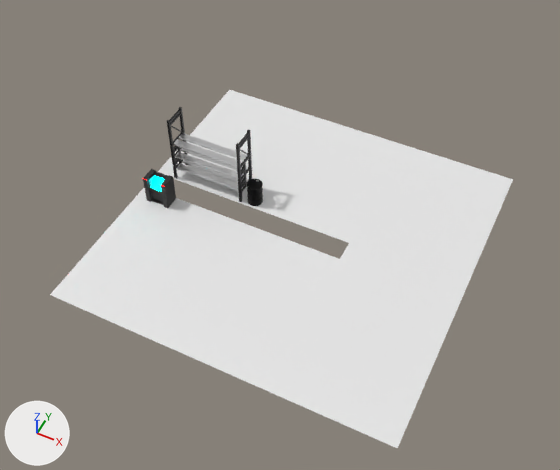
Before and after pictures for a commit that changed the Blender file Assets/_Models/Blend Files/Props/starting room.blend.
Rendered twice from a camera (50 mm lens) standing at (6.29, -13.67, 16.75) and looking at (-0.12, -0.85, 0.72). Lighting does not change. The marker at lower left points along +X, +Y and +Z.
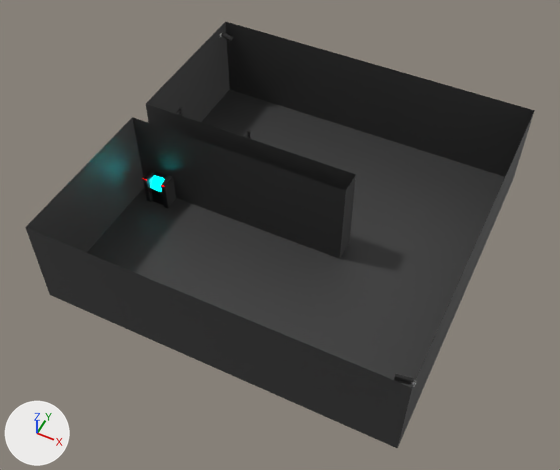
Pixel boxes [x1, y1, x2, y2] of what changed, in the pictures (560 x 470 px):
'Plane', reshaped (10% wider, 19% taller)
    before: [50, 90, 513, 448]
    after: [25, 21, 535, 448]
'Main Body Hood.001', added
    after: [394, 373, 414, 385]
'Main Body Hood', added
    after: [221, 32, 234, 41]
'Main Body.001', added
    after: [400, 378, 414, 385]
part 1 of me_plane, added (black)
    after: [25, 21, 535, 448]
part 2 of me_plane, recoloured (white to black)
    both: [87, 90, 505, 387]
'Cube.001', unchanged, covered by the edit
    before: [167, 107, 252, 202]
    after: [175, 107, 251, 139]

The change, as a diff of the scene's bpy script:
```diff
--- a/Assets/_Models/Blend Files/Props/starting room.blend.py
+++ b/Assets/_Models/Blend Files/Props/starting room.blend.py
@@ mat_material_009 @@
+mat_material_009 = principled_material('Material.009')
+mat_material_009.base_color = (0.042, 0.042, 0.042)  # black #3a3a3a
@@ mat_light_grey_plastic_001 @@
+mat_light_grey_plastic_001 = bpy.data.materials.new('Light Grey Plastic.001')
+# nodes: BsdfPrincipled, Bump, Mapping, OutputMaterial, TexCoord, TexNoise
+# colours: dark grey #616161
@@ mat_grey_plastic_001 @@
+mat_grey_plastic_001 = bpy.data.materials.new('Grey Plastic.001')
+# nodes: BsdfPrincipled, Bump, Mapping, OutputMaterial, TexCoord, TexNoise
+# colours: dark grey #4b4b4b
@@ mat_dark_grey_plastic_001 @@
+mat_dark_grey_plastic_001 = bpy.data.materials.new('Dark Grey Plastic.001')
+# nodes: BsdfPrincipled, Bump, Mapping, OutputMaterial, TexCoord, TexNoise
+# colours: black #0b0b0b
@@ mat_grey_rubber_001 @@
+mat_grey_rubber_001 = bpy.data.materials.new('Grey Rubber.001')
+# nodes: BsdfPrincipled, Bump, Mapping, OutputMaterial, TexCoord, TexNoise
+# colours: black #222222
@@ mat_grey_smooth_rubber_001 @@
+mat_grey_smooth_rubber_001 = bpy.data.materials.new('Grey Smooth Rubber.001')
+# nodes: BsdfPrincipled, Bump, Mapping, OutputMaterial, TexCoord, TexNoise
+# colours: black #222222
@@ mat_dark_grey_plastic @@
+mat_dark_grey_plastic = bpy.data.materials.new('Dark Grey Plastic')
+# nodes: BsdfPrincipled, Bump, Mapping, OutputMaterial, TexCoord, TexNoise
+# colours: black #0b0b0b
@@ mat_grey_plastic @@
+mat_grey_plastic = bpy.data.materials.new('Grey Plastic')
+# nodes: BsdfPrincipled, Bump, Mapping, OutputMaterial, TexCoord, TexNoise
+# colours: dark grey #4b4b4b
@@ mat_light_grey_plastic @@
+mat_light_grey_plastic = bpy.data.materials.new('Light Grey Plastic')
+# nodes: BsdfPrincipled, Bump, Mapping, OutputMaterial, TexCoord, TexNoise
+# colours: dark grey #616161
@@ me_plane @@
 # used by ob_plane; location = (0.0, 0.0, 0.0); scale = (5.0, 5.0, 1.0)
 # verts and faces of me_plane; kept vertices keep their numbers, new ones are numbered from 12
-me_plane.from_pydata(...)  # 12 vertices, 5 faces; spans x -1.0..1.0, y -1.0..1.0, z 0.0
+me_plane.from_pydata(...)  # 24 vertices, 17 faces; spans x -1.0..1.0, y -1.0..1.0, z 0.0..2.71
+# me_plane part 1
+for new, old in zip([*range(12, 24)], [*range(0, 12)]): verts[new] = verts[old] + (0.0, 0.0, 2.71)
+faces += [(10, 11, 23, 22), (2, 9, 21, 14), (3, 15, 21, 9), (0, 5, 17, 12), (5, 10, 22, 17), (2, 14, 16, 4)]
+faces += [(1, 8, 20, 13), (4, 16, 23, 11), (1, 13, 18, 6), (3, 7, 19, 15), (0, 12, 20, 8), (6, 18, 19, 7)]
+# me_plane part 2: 5 faces spanning x -1.0..1.0, y -1.0..1.0, z 0.0 switch from no material to mat_material_009 (black #3a3a3a)
@@ ob_main_body_mount_001 @@
+ob_main_body_mount_001 = bpy.data.objects.new('Main Body Mount.001', me_cube_011)  # 24 vertices, 22 faces; spans x -0.0534..0.0534, y -0.0572..0.0572, z -0.0023..0.0683
+ob_main_body_mount_001.parent = ob_main_body_001
+ob_main_body_mount_001.location = (-0.135, 0.0, -0.0529)
+ob_main_body_mount_001.rotation_euler = (0.0, -1.84, 0.0)  # degrees (0, -105, 0)
@@ ob_main_body_001 @@
+ob_main_body_001 = bpy.data.objects.new('Main Body.001', me_cube_008)  # 58 vertices, 53 faces; spans x -0.152..0.152, y -0.072..0.072, z -0.072..0.072
+ob_main_body_001.location = (4.79, -4.75, 2.5)
+ob_main_body_001.rotation_euler = (0.0, 0.265, 3.142)  # degrees (0, 15, 180)
@@ ob_main_body_hood_001 @@
+ob_main_body_hood_001 = bpy.data.objects.new('Main Body Hood.001', me_cube_010)  # 12 vertices, 5 faces; spans x -0.226..0.152, y -0.072..0.072, z -0.006..0.072; modifiers SOLIDIFY
+ob_main_body_hood_001.parent = ob_main_body_001
+ob_main_body_hood_001.location = (0.0745, 0.0, -0.000416)
@@ ob_main_body_electrical_mount_001 @@
+ob_main_body_electrical_mount_001 = bpy.data.objects.new('Main Body Electrical Mount.001', me_cube_009)  # 16 vertices, 10 faces; spans x -0.0202..0.0202, y -0.0202..0.0202, z -0.009..0.009
+ob_main_body_electrical_mount_001.parent = ob_main_body_001
+ob_main_body_electrical_mount_001.location = (-0.149, 0.0, 0.0082)
+ob_main_body_electrical_mount_001.rotation_euler = (0.0, 1.571, 0.0)  # degrees (0, 90, 0)
@@ ob_electrical_mount_reinforcer_001 @@
+ob_electrical_mount_reinforcer_001 = bpy.data.objects.new('Electrical Mount Reinforcer.001', me_cylinder_004)  # 384 vertices, 353 faces; spans x -0.0159..0.0159, y -0.0159..0.0159, z -0.0585..0.0073; modifiers BEVEL
+ob_electrical_mount_reinforcer_001.parent = ob_main_body_electrical_mount_001
+ob_electrical_mount_reinforcer_001.location = (0.0, 0.0, -0.088)
@@ ob_main_body_hood @@
+ob_main_body_hood = bpy.data.objects.new('Main Body Hood', me_cube_006)  # 12 vertices, 5 faces; spans x -0.226..0.152, y -0.072..0.072, z -0.006..0.072; modifiers SOLIDIFY
+ob_main_body_hood.parent = ob_main_body
+ob_main_body_hood.location = (0.0745, 0.0, -0.000416)
@@ ob_main_body @@
+ob_main_body = bpy.data.objects.new('Main Body', me_cube_004)  # 58 vertices, 53 faces; spans x -0.152..0.152, y -0.072..0.072, z -0.072..0.072
+ob_main_body.location = (-4.8, 4.66, 2.41)
+ob_main_body.rotation_euler = (0.0, 0.343, 0.0)  # degrees (0, 20, 0)
```
